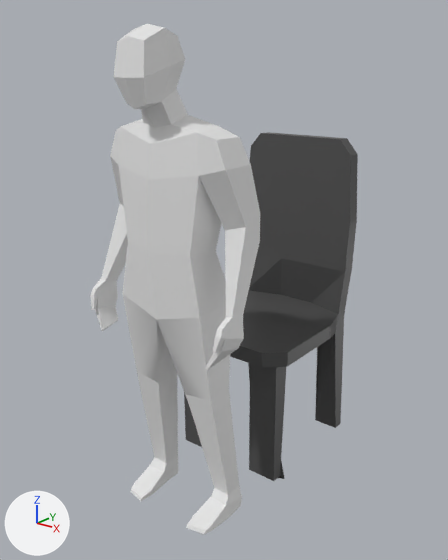
The Blender file blender/objetos/Chair/chair.blend: old version first, new version second.
Before and after are seen from a camera (50 mm lens) standing at (1.403, 0.542, 1.632) and looking at (-0.022, 2.342, 0.841). Lighting does not change. The marker at lower left points along +X, +Y and +Z.

The first picture shows 'Cube.001', 'Human.001'.
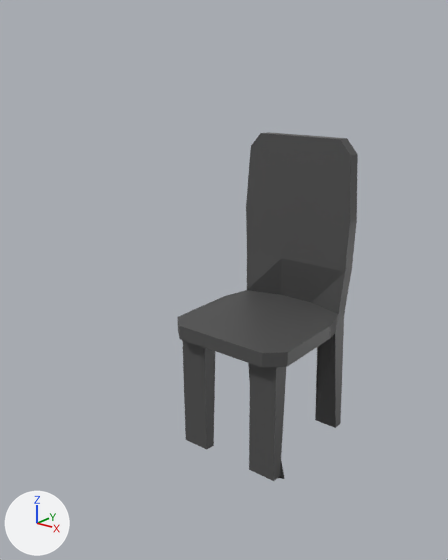
Where the newer file only moved an object's origin or applied its transform, the numbers keep the older frame.

Boxes [x1, y1, x2, y2] around the edits, measured in the pictures (448 x 560 px):
'Human.001', hidden
    before: [90, 24, 260, 534]

What changed in the scene script:
```text
Change ob_human_001:
    add ob_human_001.hide_set(True)
```
